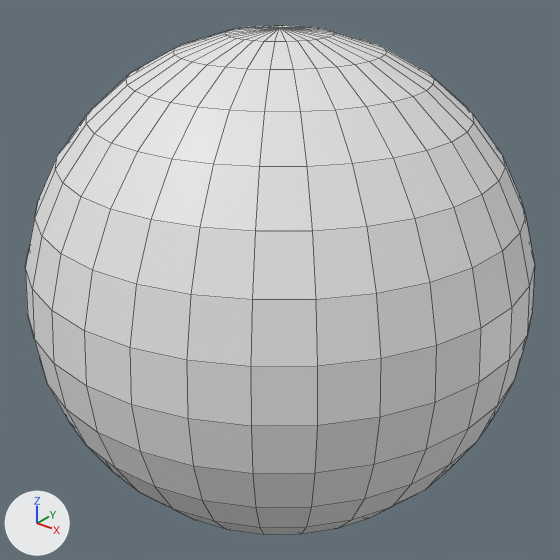
Renders of the Blender file Project/models/cube/sun.blend from each side of a commit.
Rendered twice from a 50 mm lens placed at (1.805, -2.255, 1.398), pointed at (0.0, 0.0, 0.0). The lights are fixed; the arrows at lower left show +X, +Y and +Z. Mesh edges are drawn as thin lines.
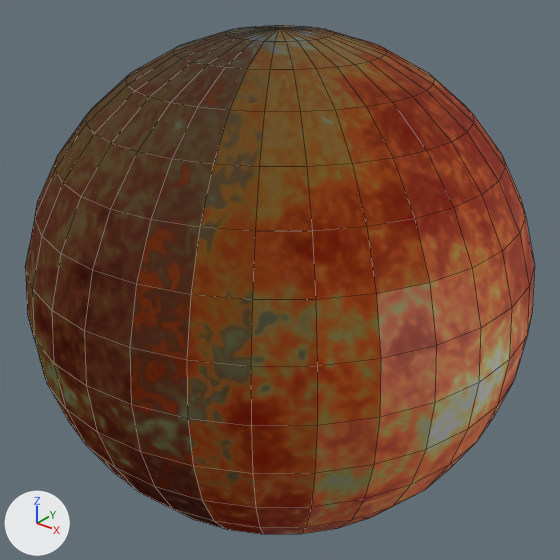
What differs and where, as boxes (x1, y1, x2, y2) in the pictures (560 x 560 px):
'Sphere', recoloured (white to brown): (25, 26, 534, 534) in both

The change in detail:
Picture 'sun_normal.png' (img_sun_normal_png) is new.
Picture 'sun.jpg' (img_sun_jpg) is new.
Material 'Material.001' (mat_material_001) is new.
Uses the picture img_sun_jpg.
Uses the picture img_sun_normal_png.
me_sphere has 482 vertices, 512 faces and spans x -1.0..1.0, y -1.0..1.0, z -1.0..1.0.
me_sphere now uses material mat_material_001.
